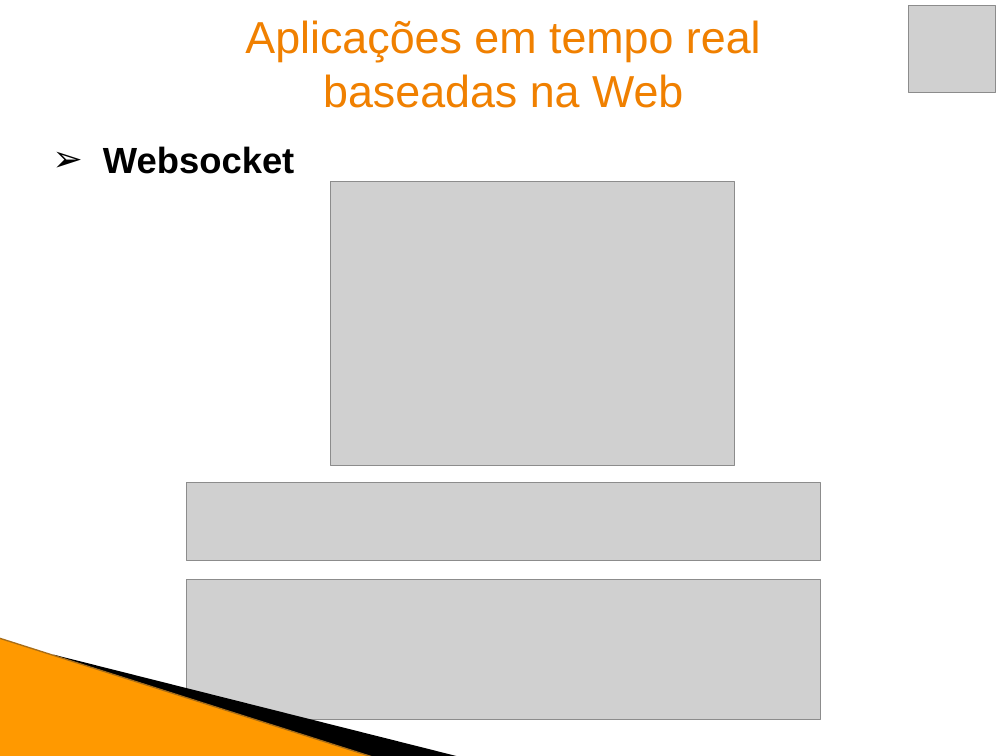
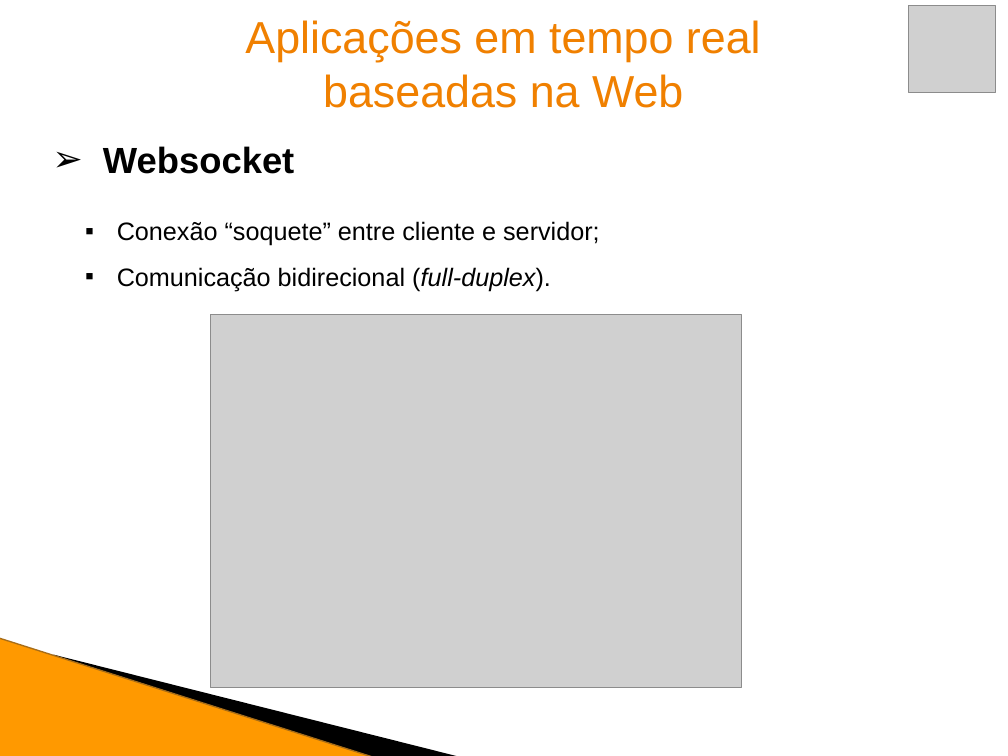
Before and after one commit to rafaelcouto/tcc, a slide deck: slide 12 of docs/apresentacao.pptx. Drawn at 1008x756 pixels with LibreOffice and Linux fonts; fonts in the diff are those of the drawing; grey boxes stand for pictures. Boxes give left, top, right and bottom in pixels: in the first picture for what was removed or moved away, otherwise in the second. Text is boxed around its words. In the diff, an @@ line names an element or a change of style, - is before the commit and + after.

```diff
--- a/docs/apresentacao.pptx
+++ b/docs/apresentacao.pptx
@@ text added at [117,221,600,291], 18 pt, text #000000 @@
+▪ Conexão “soquete” entre cliente e servidor;
+▪ Comunicação bidirecional (full-duplex).
@@ picture: place and size @@
-picture at [331,181,735,466]
+picture at [211,314,742,687]
@@ picture removed at [186,483,821,560] @@
@@ picture removed at [186,580,821,720] @@
```
Also in this commit, not shown: 5 other slides changed, 1 slide added.
